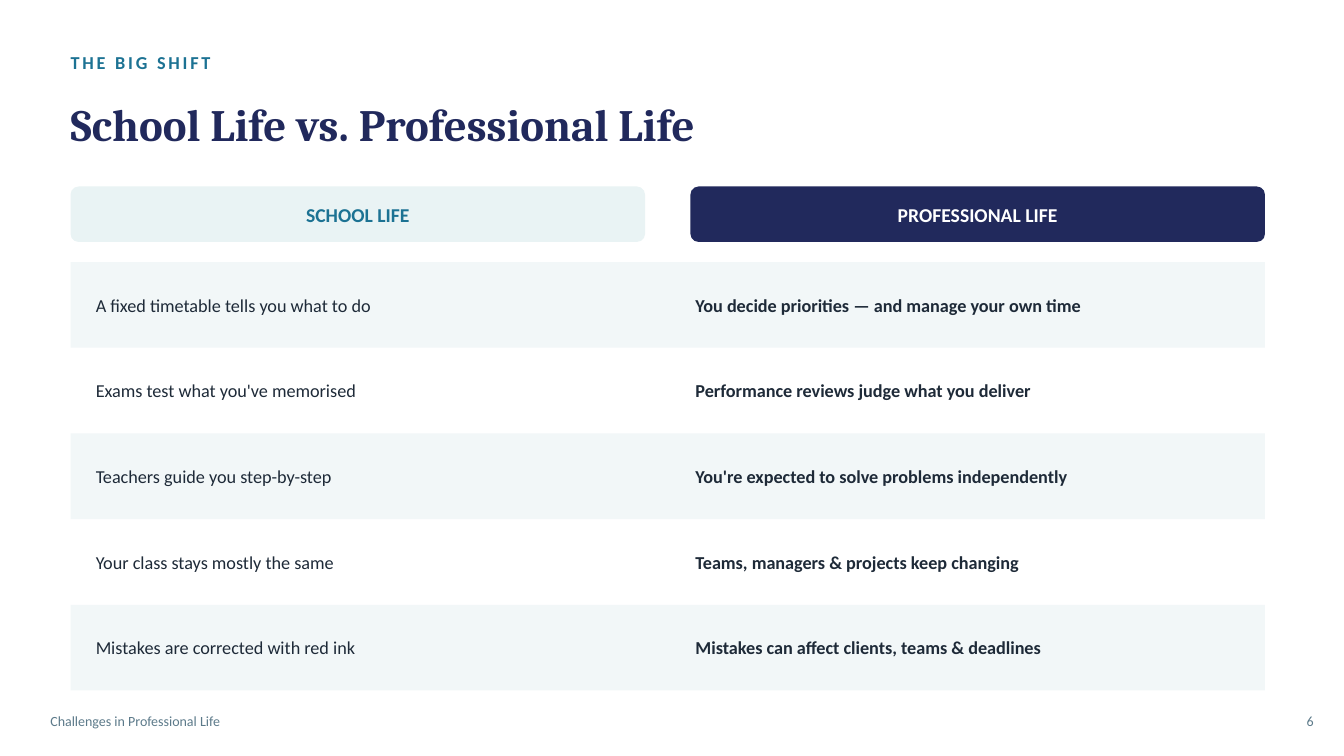
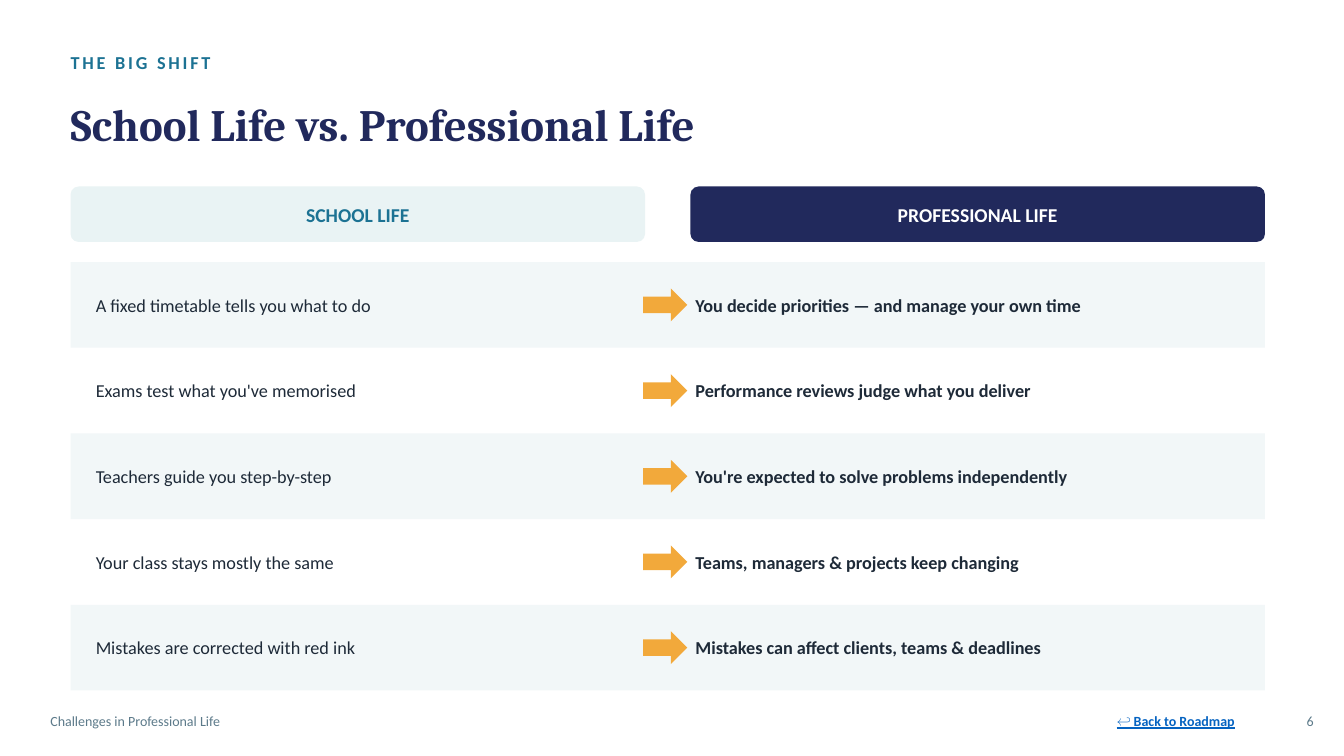
Before and after one commit to dayadilraj-design/Agentic, a slide deck: slide 6 of Challenges_in_Professional_Life.pptx. Drawn at 1344x756 pixels with LibreOffice and Linux fonts; fonts in the diff are those of the drawing. Boxes give left, top, right and bottom in pixels: in the first picture for what was removed or moved away, otherwise in the second. Text is boxed around its words. In the diff, an @@ line names an element or a change of style, - is before the commit and + after.

```diff
--- a/Challenges_in_Professional_Life.pptx
+++ b/Challenges_in_Professional_Life.pptx
@@ right arrow added at (643,288,688,322), fill #F2A93B @@
@@ right arrow added at (643,374,688,407), fill #F2A93B @@
@@ right arrow added at (643,460,688,493), fill #F2A93B @@
@@ right arrow added at (643,545,688,579), fill #F2A93B @@
@@ right arrow added at (643,631,688,664), fill #F2A93B @@
@@ text added at (1134,716,1234,729), 10 pt, text #0563C1, bold, underline @@
+↩ Back to Roadmap
```
Also in this commit, not shown: 5 other slides changed.
